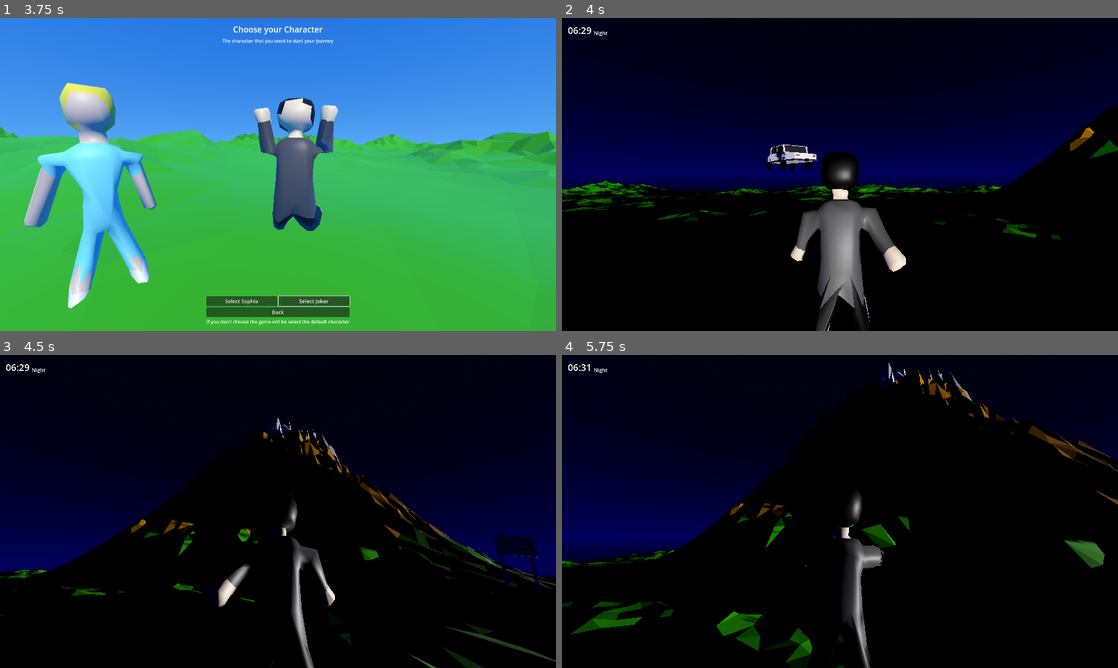
Above: before the commit, frames 1-4 (two rows, left to right).
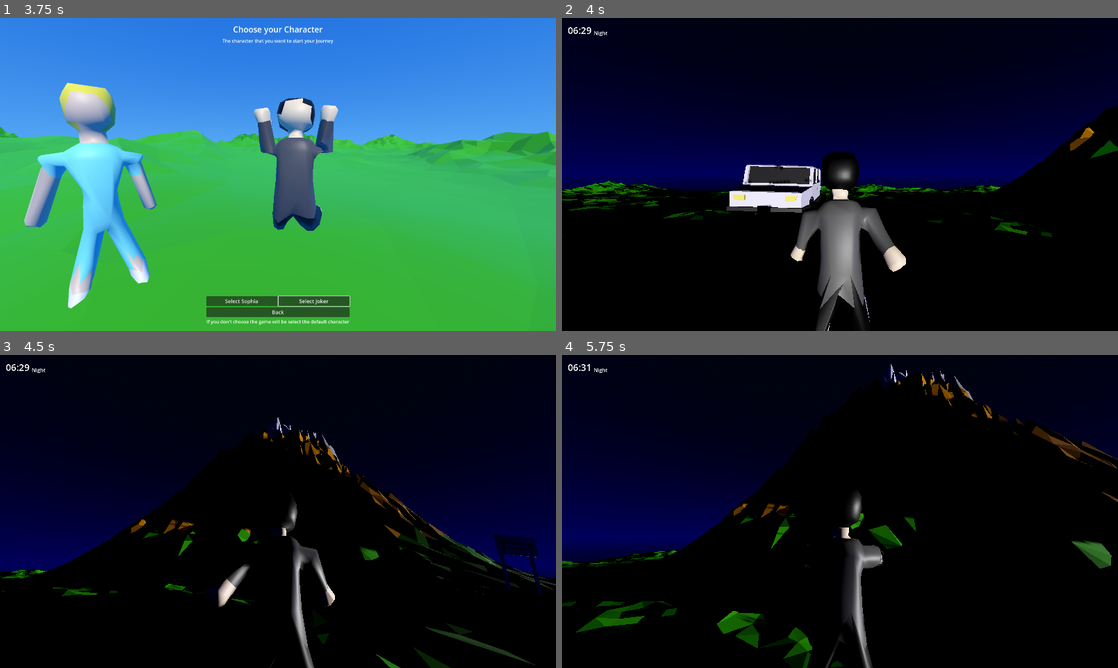
Above: after the commit, the same moments.

Repository: FujaTyping/Tafiya-Tare
Game: Godot game, scene res://UI/menu.tscn
Same seed, same stepped clock (60 frames per second), same inputs: the game is played once before the commit and once after it.
Inputs (mouse positions are in pixels of both pictures, inside the frame that each line leads up to):
- Up to frame 1 (3.75 s): click "Play" at 0.5 s; click "Select Sophia" at 1.25 s; click "Select Joker" at 2 s; move the mouse to (400, 158) at 2.77 s; hold D (right) 2.78-3.53 s; tap E (interaction) at 2.85 s; tap Space (jump) at 3.02 s; move the mouse to (166, 190) at 3.52 s; hold S (down) from 3.53 s (still down); tap Alt (toogleMouse) at 3.6 s
- Up to frame 2 (4 s): keep holding S (down); tap Space (jump) at 3.77 s
- Up to frame 3 (4.5 s): move the mouse to (289, 505) at 4.27 s; release S (down) at 4.28 s; hold W (up) from 4.28 s (still down); tap E (interaction) at 4.35 s
- Up to frame 4 (5.75 s): keep holding W (up); move the mouse to (834, 517) at 5.02 s; tap Alt (toogleMouse) at 5.1 s; tap Space (jump) at 5.27 s

Frame 1 is identical in both runs. In frame 2, 3.5% of the frame differs, in the area x 0-96%, y 40-71%; in frame 3, 1.4%; in frame 4, 2.7%.

Commit message:
Rework Car

Diff:
--- /dev/null
+++ b/Model/Car/Work/cam.gd
@@ -0,0 +1,15 @@
+extends SpringArm3D
+
+var MouseSensitivity = 0.1
+
+func _ready() -> void:
+	Input.mouse_mode = Input.MOUSE_MODE_CAPTURED
+	top_level = true
+
+func _input(event: InputEvent) -> void:
+	if event is InputEventMouseMotion :
+		rotation_degrees.x -= event.relative.y * MouseSensitivity
+		rotation_degrees.x = clamp(rotation_degrees.x,-90.0,-10.0)
+
+		rotation_degrees.y -= event.relative.x * MouseSensitivity
+		rotation_degrees.y = wrapf(rotation_degrees.y,0.0,360.0)
--- /dev/null
+++ b/Model/Car/Work/vehicle_body_3d.gd
@@ -0,0 +1,27 @@
+extends VehicleBody3D
+
+var max_RPM = 500
+var max_torque = 300
+var turn_speed = 3
+var turn_amount = 0.3
+
+var is_driven: bool = false
+
+func _physics_process(delta: float) -> void:
+	$CamArm.position = position
+
+	if is_driven :
+		var dir = Input.get_action_strength("up") - Input.get_action_strength("down")
+		var steering_dir = Input.get_action_strength("left") - Input.get_action_strength("right")
+
+		var RPM_left = abs($WBL.get_rpm())
+		var RPM_right = abs($WBR.get_rpm())
+		var RPM = (RPM_left + RPM_right) / 2.0
+
+		var torque = dir * max_torque * (1.0 - RPM / max_RPM)
+
+		engine_force = torque
+		steering = lerp(steering, steering_dir * turn_amount,turn_speed * delta)
+
+		if dir == 0 :
+			brake = 2
--- /dev/null
+++ b/Model/Car/Work/vehicle_body_3d.tscn
@@ -0,0 +1,87 @@
+[gd_scene load_steps=6 format=3 uid="uid://bj65117odtqjs"]
+
+[ext_resource type="PackedScene" uid="uid://4knlfp32llj7" path="res://Model/Car/CarCenterTire.glb" id="1_3wmsh"]
+[ext_resource type="Script" uid="uid://m5hrm1oydqio" path="res://Model/Car/Work/vehicle_body_3d.gd" id="1_d41w2"]
+[ext_resource type="PackedScene" uid="uid://gxa06s2g6hor" path="res://Model/Car/Car.glb" id="2_d41w2"]
+[ext_resource type="Script" uid="uid://oq3ry17qhyql" path="res://Model/Car/Work/cam.gd" id="4_uq1ss"]
+
+[sub_resource type="BoxShape3D" id="BoxShape3D_3wmsh"]
+
+[node name="VehicleBody3D" type="VehicleBody3D"]
+mass = 240.0
+center_of_mass_mode = 1
+center_of_mass = Vector3(0, 0, 0.2)
+script = ExtResource("1_d41w2")
+
+[node name="Car" parent="." instance=ExtResource("2_d41w2")]
+
+[node name="VehicleWheel3D" type="VehicleWheel3D" parent="."]
+transform = Transform3D(1, 0, 0, 0, 1, 0, 0, 0, 1, 1.8820586, -1.0033783, 2.3181944)
+use_as_steering = true
+wheel_roll_influence = 0.0
+wheel_radius = 0.44
+suspension_travel = 10.0
+suspension_stiffness = 40.0
+damping_compression = 1.9
+damping_relaxation = 2.0
+
+[node name="CarCenterTire" parent="VehicleWheel3D" instance=ExtResource("1_3wmsh")]
+transform = Transform3D(1, 0, 0, 0, 0.8277551, 0, 0, 0, 0.8661466, 0, 0, 0)
+
+[node name="VehicleWheel3D2" type="VehicleWheel3D" parent="."]
+transform = Transform3D(1, 0, 0, 0, 1, 0, 0, 0, 1, -1.8786659, -1.0033783, 2.3181944)
+use_as_steering = true
+wheel_roll_influence = 0.0
+wheel_radius = 0.44
+suspension_travel = 10.0
+suspension_stiffness = 40.0
+damping_compression = 1.9
+damping_relaxation = 2.0
+
+[node name="CarCenterTire2" parent="VehicleWheel3D2" instance=ExtResource("1_3wmsh")]
+transform = Transform3D(-1, 0, -1.307845e-07, 0, 0.8277551, 0, 1.509958e-07, 0, -0.8661466, 0, 0, 0)
+
+[node name="WBL" type="VehicleWheel3D" parent="."]
+transform = Transform3D(1, 0, 0, 0, 1, 0, 0, 0, 1, 1.8820586, -1.0033783, -2.3616412)
+use_as_traction = true
+wheel_roll_influence = 0.0
+wheel_radius = 0.44
+suspension_travel = 10.0
+suspension_stiffness = 40.0
+damping_compression = 1.9
+damping_relaxation = 2.0
+
+[node name="CarCenterTire3" parent="WBL" instance=ExtResource("1_3wmsh")]
+transform = Transform3D(1, 0, 0, 0, 0.8277551, 0, 0, 0, 0.8661466, 0, 0, 0)
+
+[node name="WBR" type="VehicleWheel3D" parent="."]
+transform = Transform3D(1, 0, 0, 0, 1, 0, 0, 0, 1, -1.8786659, -1.0033783, -2.3616412)
+use_as_traction = true
+wheel_roll_influence = 0.0
+wheel_radius = 0.44
+suspension_travel = 10.0
+suspension_stiffness = 40.0
+damping_compression = 1.9
+damping_relaxation = 2.0
+
+[node name="CarCenterTire4" parent="WBR" instance=ExtResource("1_3wmsh")]
+transform = Transform3D(-1, 0, -7.572094e-08, 0, 0.8277551, 0, 8.742278e-08, 0, -0.8661466, 0, 0, 0)
+
+[node name="CollisionShape3D" type="CollisionShape3D" parent="."]
+transform = Transform3D(3.7111087, 0, 0, 0, 2.1083996, 0, 0, 0, 4.8493567, 0, 0.047240615, 0)
+shape = SubResource("BoxShape3D_3wmsh")
+
+[node name="CollisionShape3D2" type="CollisionShape3D" parent="."]
+transform = Transform3D(3.7111087, 0, 0, 0, 1.0832384, 0, 0, 0, 1.8132384, 0, -0.46696502, 3.3370492)
+shape = SubResource("BoxShape3D_3wmsh")
+
+[node name="CollisionShape3D3" type="CollisionShape3D" parent="."]
+transform = Transform3D(3.7111087, 0, 0, 0, 1.0832384, 0, 0, 0, 2.4662232, 0, -0.46696502, -3.6621232)
+shape = SubResource("BoxShape3D_3wmsh")
+
+[node name="CamArm" type="SpringArm3D" parent="."]
+collision_mask = 0
+spring_length = 5.0
+script = ExtResource("4_uq1ss")
+
+[node name="Camera3D" type="Camera3D" parent="CamArm"]
--- a/Model/car.gd
+++ /dev/null
@@ -1,31 +0,0 @@
-extends VehicleBody3D
-
-@export var MAX_STEER = 0.9
-@export var ENGINE_POWER = 200
-
-@onready var title_action: Label3D = $TitleAction
-@onready var display: AnimationPlayer = $Display
-
-var is_driven: bool = false
-
-func _ready() -> void:
-	title_action.hide()
-
-func _physics_process(delta):
-	if is_driven:
-		steering = move_toward(steering, Input.get_axis("right", "left") * MAX_STEER, delta * 10)
-		engine_force = Input.get_axis("down", "up") * ENGINE_POWER
-	else:
-		steering = move_toward(steering, 0, delta * 10)
-		engine_force = 0
-
-func _on_area_3d_body_entered(body: Node3D) -> void:
-	if body.is_in_group("player") :
-		title_action.show()
-		display.play("In")
-
-func _on_area_3d_body_exited(body: Node3D) -> void:
-	if body.is_in_group("player") :
-		display.play("Out")
-		await display.animation_finished
-		title_action.hide()
--- a/Model/car.tscn
+++ /dev/null
@@ -1,138 +0,0 @@
-[gd_scene load_steps=9 format=3 uid="uid://b27eq4lmgnk1l"]
-
-[ext_resource type="Script" uid="uid://u42bojysw1n0" path="res://Model/car.gd" id="1_0yxxq"]
-[ext_resource type="PackedScene" uid="uid://gxa06s2g6hor" path="res://Model/Car/Car.glb" id="2_f8bnc"]
-[ext_resource type="PackedScene" uid="uid://4knlfp32llj7" path="res://Model/Car/CarCenterTire.glb" id="2_k01r6"]
-
-[sub_resource type="BoxShape3D" id="BoxShape3D_24jkt"]
-size = Vector3(1.1473389, 1, 1)
-
-[sub_resource type="Animation" id="Animation_0yxxq"]
-resource_name = "In"
-length = 0.15
-tracks/0/type = "value"
-tracks/0/imported = false
-tracks/0/enabled = true
-tracks/0/path = NodePath("TitleAction:pixel_size")
-tracks/0/interp = 1
-tracks/0/loop_wrap = true
-tracks/0/keys = {
-"times": PackedFloat32Array(0, 0.15),
-"transitions": PackedFloat32Array(1, 1),
-"update": 0,
-"values": [0.0001, 0.005]
-}
-
-[sub_resource type="Animation" id="Animation_f8bnc"]
-resource_name = "Out"
-length = 0.15
-tracks/0/type = "value"
-tracks/0/imported = false
-tracks/0/enabled = true
-tracks/0/path = NodePath("TitleAction:pixel_size")
-tracks/0/interp = 1
-tracks/0/loop_wrap = true
-tracks/0/keys = {
-"times": PackedFloat32Array(0, 0.15),
-"transitions": PackedFloat32Array(1, 1),
-"update": 0,
-"values": [0.005, 0.0001]
-}
-
-[sub_resource type="Animation" id="Animation_k01r6"]
-length = 0.001
-tracks/0/type = "value"
-tracks/0/imported = false
-tracks/0/enabled = true
-tracks/0/path = NodePath("TitleAction:pixel_size")
-tracks/0/interp = 1
-tracks/0/loop_wrap = true
-tracks/0/keys = {
-"times": PackedFloat32Array(0),
-"transitions": PackedFloat32Array(1),
-"update": 0,
-"values": [0.005]
-}
-
-[sub_resource type="AnimationLibrary" id="AnimationLibrary_f8bnc"]
-_data = {
-&"In": SubResource("Animation_0yxxq"),
-&"Out": SubResource("Animation_f8bnc"),
-&"RESET": SubResource("Animation_k01r6")
-}
-
-[node name="Car" type="VehicleBody3D"]
-collision_layer = 2
-collision_mask = 3
-can_sleep = false
-script = ExtResource("1_0yxxq")
-
-[node name="Car" parent="." instance=ExtResource("2_f8bnc")]
-transform = Transform3D(-0.4752545, 0, -4.4769447e-08, 0, 0.5295187, 0, 4.1548066e-08, 0, -0.5121027, 0, 0.39907926, 0)
-
-[node name="CollisionShape3D" type="CollisionShape3D" parent="."]
-transform = Transform3D(2.163253, 0, 0, 0, 1.2964467, 0, 0, 0, 4.8904033, 0.00013871132, 0.4651643, -0.18941122)
-visible = false
-shape = SubResource("BoxShape3D_24jkt")
-
-[node name="Area3D" type="Area3D" parent="."]
-collision_layer = 2
-collision_mask = 3
-
-[node name="CollisionShape3D2" type="CollisionShape3D" parent="Area3D"]
-transform = Transform3D(3.208427, 0, 0, 0, 1.4258592, 0, 0, 0, 4.9673276, 0.16412456, 0.5310596, 0)
-visible = false
-shape = SubResource("BoxShape3D_24jkt")
-
-[node name="VehicleWheel3D" type="VehicleWheel3D" parent="."]
-transform = Transform3D(-1.5968174, 0, -8.742278e-08, 0, 1.0855708, 0, 1.3959821e-07, 0, -1, 0.84869426, -0.19294982, -1.2099195)
-use_as_steering = true
-wheel_radius = 0.3
-
-[node name="CarCenterTire" parent="VehicleWheel3D" instance=ExtResource("2_k01r6")]
-transform = Transform3D(-0.29730713, 0, 5.0733213e-08, 0, 0.56876945, 0, -2.5991415e-08, 0, -0.5803199, 0, 0.0013954703, 0)
-
-[node name="VehicleWheel3D2" type="VehicleWheel3D" parent="."]
-transform = Transform3D(-1.5968174, 0, -8.742278e-08, 0, 1.0855708, 0, 1.3959821e-07, 0, -1, -0.8495302, -0.19294982, -1.2099195)
-use_as_steering = true
-wheel_radius = 0.3
-
-[node name="CarCenterTire2" parent="VehicleWheel3D2" instance=ExtResource("2_k01r6")]
-transform = Transform3D(0.29730713, 0, -1.0146636e-07, 0, 0.56876945, 0, 5.1982827e-08, 0, 0.58031964, 0.0035138726, 0.0013954703, 0)
-
-[node name="VehicleWheel3D3" type="VehicleWheel3D" parent="."]
-transform = Transform3D(-1.5968174, 0, -8.742278e-08, 0, 1.0855708, 0, 1.3959821e-07, 0, -1, 0.84869426, -0.17546794, 1.1660523)
-use_as_traction = true
-wheel_radius = 0.3
-
-[node name="CarCenterTire2" parent="VehicleWheel3D3" instance=ExtResource("2_k01r6")]
-transform = Transform3D(-0.29730713, 0, 5.0733213e-08, 0, 0.56876945, 0, -2.599142e-08, 0, -0.5803197, 0, 0.0013954703, -0.0076655746)
-
-[node name="VehicleWheel3D4" type="VehicleWheel3D" parent="."]
-transform = Transform3D(-1.5968174, 0, -8.742278e-08, 0, 1.0855708, 0, 1.3959821e-07, 0, -1, -0.8495302, -0.17546794, 1.1660523)
-use_as_traction = true
-wheel_radius = 0.3
-
-[node name="CarCenterTire3" parent="VehicleWheel3D4" instance=ExtResource("2_k01r6")]
-transform = Transform3D(0.29730713, 0, -1.01466355e-07, 0, 0.56876945, 0, 5.1982827e-08, 0, 0.58031946, 0.0035139918, 0.0013954703, -0.0076655746)
-
-[node name="SpringArm3D" type="SpringArm3D" parent="."]
-transform = Transform3D(1, 0, 0, 0, 1, 0, 0, 0, 1, 0, 1.462, 0.11511934)
-spring_length = -0.4
-
-[node name="CarCam" type="Camera3D" parent="SpringArm3D"]
-unique_name_in_owner = true
-transform = Transform3D(1, 0, 0, 0, 0.97912717, 0.20324875, 0, -0.20324875, 0.97912717, 0, 0.0003157854, 0.0032301545)
-
-[node name="TitleAction" type="Label3D" parent="."]
-transform = Transform3D(1, 0, 0, 0, 1, 0, 0, 0, 1, 0, 1.3379542, 0)
-billboard = 1
-text = "Press E to ride and exit"
-
-[node name="Display" type="AnimationPlayer" parent="."]
-libraries = {
-&"": SubResource("AnimationLibrary_f8bnc")
-}
-
-[connection signal="body_entered" from="Area3D" to="." method="_on_area_3d_body_entered"]
-[connection signal="body_exited" from="Area3D" to="." method="_on_area_3d_body_exited"]
--- a/Model/player.gd
+++ b/Model/player.gd
@@ -17,8 +17,8 @@
 @onready var Wanimation_player_j: AnimationPlayer = $woman_player/AnimationPlayerJ
 
 # --- CAR VARIABLES ---
-@onready var car_cam: Camera3D = $"../Car/SpringArm3D/%CarCam"
-@onready var car_node: Node3D = $"../Car"
+@onready var car_cam: Camera3D = $"../VehicleBody3D/CamArm/Camera3D"
+@onready var car_node: Node3D = $"../VehicleBody3D"
 
 @onready var player_animation: Node3D = $playerAnimation
 @onready var woman_player: Node3D = $woman_player
--- a/game.tscn
+++ b/game.tscn
@@ -2,7 +2,6 @@
 
 [ext_resource type="PackedScene" uid="uid://4pwsgsmth51f" path="res://Model/player.tscn" id="1_e2o6t"]
 [ext_resource type="Script" uid="uid://bbx4b13b70cqs" path="res://game.gd" id="1_ryrav"]
-[ext_resource type="PackedScene" uid="uid://b27eq4lmgnk1l" path="res://Model/car.tscn" id="3_feb5d"]
 [ext_resource type="PackedScene" uid="uid://cp5v6jobv00qh" path="res://Terrain/plain.glb" id="3_j5wjh"]
 [ext_resource type="PackedScene" uid="uid://dls1dsimcv06t" path="res://Terrain/Mt.glb" id="3_vef74"]
 [ext_resource type="AudioStream" uid="uid://c53hh3y5pe3xm" path="res://Sound/Midnight Mist Drive.mp3" id="6_ryrav"]
@@ -12,6 +11,7 @@
 [ext_resource type="PackedScene" uid="uid://bg4l86s7iwjuj" path="res://Terrain/Tree/Tree1.glb" id="8_j5wjh"]
 [ext_resource type="PackedScene" uid="uid://bn2w4w1eqgmpg" path="res://Terrain/Rock/rock1.glb" id="9_vef74"]
 [ext_resource type="PackedScene" uid="uid://dqlrid0vud0hj" path="res://Model/Lakkilo.glb" id="11_mfdv2"]
+[ext_resource type="PackedScene" uid="uid://bj65117odtqjs" path="res://Model/Car/Work/vehicle_body_3d.tscn" id="13_lc2xo"]
 
 [sub_resource type="ProceduralSkyMaterial" id="ProceduralSkyMaterial_fc0e3"]
 sky_top_color = Color(0.03529412, 0.05490196, 0.078431375, 1)
@@ -110,7 +110,7 @@
 shadow_enabled = true
 
 [node name="plain" parent="." instance=ExtResource("3_j5wjh")]
-transform = Transform3D(2.820359, 0, 0, 0, 2.096896, 0, 0, 0, 2.590889, 0, 0, 0)
+transform = Transform3D(2.820359, 0, 0, 0, 2.096896, 0, 0, 0, 2.590889, 0, 0, -0.30755234)
 
 [node name="Mt" parent="." instance=ExtResource("3_vef74")]
 transform = Transform3D(12.76089, 0, 0, 0, 13.049737, 0, 0, 0, 13.452707, 35.23807, 0.070560455, 0)
@@ -149,9 +149,6 @@
 [node name="player" parent="." instance=ExtResource("1_e2o6t")]
 transform = Transform3D(1, 0, 0, 0, 1, 0, 0, 0, 1, 5.1376195, 1.9775217, 0)
 
-[node name="Car" parent="." instance=ExtResource("3_feb5d")]
-transform = Transform3D(0.7842027, 0, 0.62050474, 0, 1, 0, -0.62050474, 0, 0.7842027, 1.6850595, 3.360696, -11.990927)
-
 [node name="DayNight" type="AnimationPlayer" parent="."]
 libraries = {
 &"": SubResource("AnimationLibrary_ryrav")
@@ -196,3 +193,10 @@
 
 [node name="Lakkilo" parent="AssetsTerrain" instance=ExtResource("11_mfdv2")]
 transform = Transform3D(-0.20408554, 0, 0.13267483, 0, 0.23856938, 0, -0.1295866, 0, -0.2089492, 12.769215, 0.26227897, 14.445601)
+
+[node name="CSGBox3D" type="CSGBox3D" parent="."]
+transform = Transform3D(79.13744, 0, 0, 0, 1, 0, 0, 0, 52.58241, 0, -39.848877, 0)
+use_collision = true
+
+[node name="VehicleBody3D" parent="." instance=ExtResource("13_lc2xo")]
+transform = Transform3D(1, 0, 0, 0, 1, 0, 0, 0, 1, 2.0061157, 1.894974, -10.763393)
Not shown, added: Model/Car/Work/cam.gd.uid
Not shown, added: Model/Car/Work/vehicle_body_3d.gd.uid
Not shown, removed: Model/car.gd.uid
